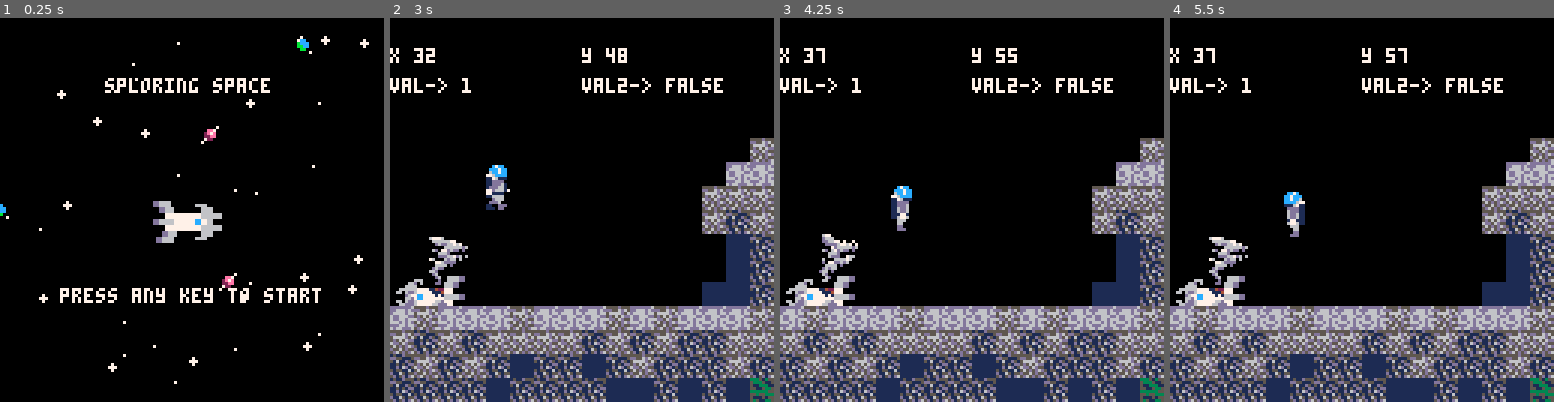
Above: before the commit, frames 1-4 (left to right).
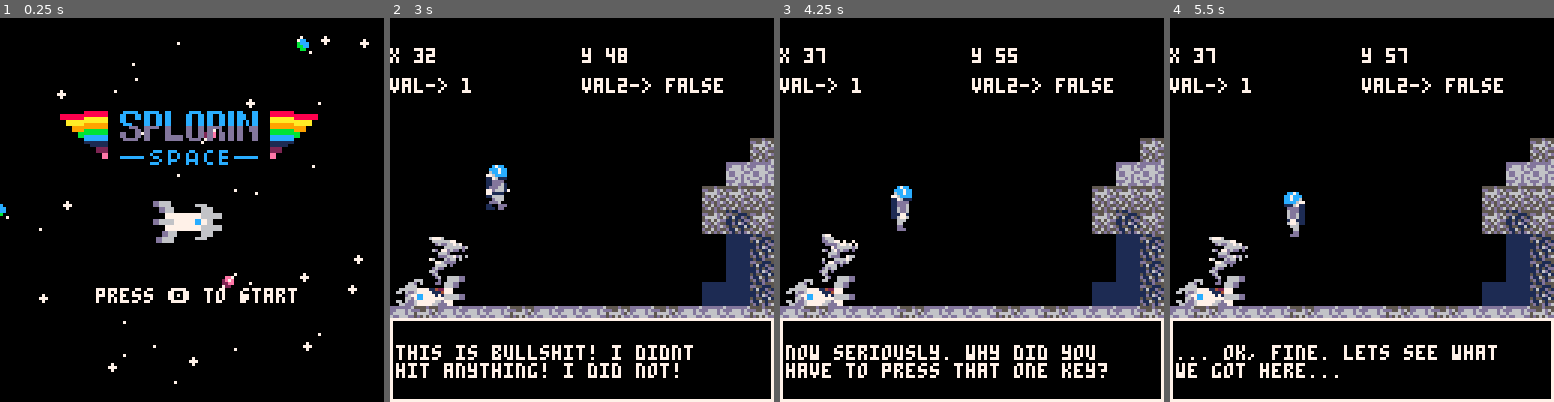
Above: after the commit, the same moments.

Repository: siualpinto/Splorin_Space
Game: PICO-8 cartridge jogo.p8
Two runs of this game, one before a commit and one after it. Both use one fixed random seed, a clock stepped at 60 frames per second and the inputs below.
Inputs:
- Up to frame 1 (0.25 s): no input
- Up to frame 2 (3 s): tap X (X key) at 0.33, 1.07, 1.85, 2.97 s; tap O (Z key) at 0.7, 1.7, 2.1, 2.5, 2.9 s; hold Right 1.6-2.1 s; hold Up 2.15-2.42 s; hold Right from 2.47 s (still down)
- Up to frame 3 (4.25 s): release Right at 3.03 s; hold Left 3.08-3.58 s; tap O (Z key) at 3.3, 3.7, 4.1 s; hold Down 3.63-3.97 s; hold Right from 4.02 s (still down); tap X (X key) at 4.08 s
- Up to frame 4 (5.5 s): tap O (Z key) at 4.5, 4.9, 5.3 s; release Right at 4.68 s; hold Up 4.73-5.03 s; hold Left from 5.08 s (still down); tap X (X key) at 5.2 s

The runs differ from the first frame. In frame 1, 5.6% of the frame differs, in the area x 15-84%, y 15-75%; in frame 2, 22%, in the area x 0-100%, y 78-100%; in frame 3, 22%; in frame 4, 22%.

Commit message:
Adds game title and dialog system

Diff:
--- a/jogo.p8
+++ b/jogo.p8
@@ -1,7 +1,8 @@
 pico-8 cartridge // http://www.pico-8.com
 version 14
 __lua__
-
+--splorin space
+--by invictus
 scene=0
 timer=0
 
@@ -10,7 +11,7 @@
 arbiru_constant = 192
 --imitial text
 startxt={}
-startxt.x=20
+startxt.x=32
 startxt.y=90
 startxt.c=7
 
@@ -21,6 +22,7 @@
 	cls() -- clear the screen
 	lvl_change(1) -- start the game at level 1
 	initsound()
+	initdialogs()
 end
 
 function _update()
@@ -106,17 +108,17 @@
 	elseif scene == 1 then
 		drawscene1()
 	elseif scene == 2 then
-		drawsceneX(16)
+		drawscenex(16)
 	elseif scene == 3 then
-		drawsceneX(32)
+		drawscenex(32)
 	elseif scene == 4 then
-		drawsceneX(48)
+		drawscenex(48)
 	elseif scene == 5 then
-		drawsceneX(64)
+		drawscenex(64)
 	elseif scene == 6 then
-		drawsceneX(80)
+		drawscenex(80)
 	elseif scene == 7 then
-		drawsceneX(96)
+		drawscenex(96)
 	end
 
 end
@@ -126,8 +128,6 @@
 	drawship()
 
 	if not start then
- 	print('sploring space', 35, 20, 7)
-
  	if timer > 20 then
  		if startxt.c == 7 then
  			startxt.c = 6
@@ -137,7 +137,7 @@
  		timer=0
  	end
 
- 	print('press any key to start',
+ 	print('press 🅾️ to start',
  		startxt.x, startxt.y, startxt.c)
  else
  	drawsplosion()
@@ -177,9 +177,13 @@
 	print("y "..actor.y,64,10,7)
 	print("val-> "..actor.val,0,20,7)
 	print("val2-> "..(actor.val2 and 'true' or 'false'),64,20,7)
-end
-
-function drawsceneX(a)
+
+	if not dialogs[1].done then
+		dialog(dialogs[1])
+	end
+end
+
+function drawscenex(a)
 	map( a, -1, 0, 0, 16, 16)
 	spr(actor.sprt+arbiru_constant,actor.x,actor.y,actor.sizex,2,actor.flp) -- draw the main sprite with the modified sprite properties
 	print("x "..actor.x,0,10,7)
@@ -307,6 +311,11 @@
 	for i=1, #planets do
 		spr(planets[i].sprite, planets[i].x, planets[i].y)
 	end
+
+	spr(128,40,30,6,3)
+	spr(134,20,31,2,2,true)
+	spr(134,90,31,2,2)
+
 end
 -->8
 --ship--
@@ -556,24 +565,24 @@
 
 
 
-	if btn(1) then -- Built in function that receives button input, in this case the right arrow
-		if actor.x < br then -- If sprite is within the right boundries
-			actor.flp = false -- Set deafult direction of sprite
-			actor.x+=1 -- Progress the sprite along the x axis
+	if btn(1) then -- built in function that receives button input, in this case the right arrow
+		if actor.x < br then -- if sprite is within the right boundries
+			actor.flp = false -- set deafult direction of sprite
+			actor.x+=1 -- progress the sprite along the x axis
 			if (actor.tmr % 3 == 0) then
 				if actor.jump_tmr == 0 then
-					actor.sprt += sprite_animator(1) -- Animate the sprite by calling the sprite_animator function
-					--actor.tmr = 0 -- Reset internal timer
-					if actor.sprt>=7 then -- Set the max number frames to animate
-						actor.sprt = 5 -- Reset the frame number, creating a loop
+					actor.sprt += sprite_animator(1) -- animate the sprite by calling the sprite_animator function
+					--actor.tmr = 0 -- reset internal timer
+					if actor.sprt>=7 then -- set the max number frames to animate
+						actor.sprt = 5 -- reset the frame number, creating a loop
 					end
 				end
 			end
 		end
 	elseif btn(0) then
 		if actor.x > bl then
-			actor.flp = true -- Flip the direction of the sprite
-			actor.x-=1 -- Move the sprite to the left
+			actor.flp = true -- flip the direction of the sprite
+			actor.x-=1 -- move the sprite to the left
 			if (actor.tmr % 3 == 0) then
 				if actor.jump_tmr == 0 then
 					actor.sprt+=sprite_animator(1)
@@ -673,6 +682,177 @@
 
  return ct or cb
 end
+
+-->8
+--dialog
+
+begginingdialog={
+ 'this is bullshit! i didnt\nhit anything! i did not!',
+ 'oh hi there!',
+ '...',
+ 'now seriously. why did you\nhave to press that one key?',
+ '...',
+ 'i mean... this is not my fault.',
+ '... ok, fine. lets see what\nwe got here...',
+ 'sigh theres a cave entrance.',
+ 'of course.',
+ 'had the space to explore and\nnow im stuck',
+ 'with a freaking cave.',
+ 'thank the dev-gods!'}
+
+dialogs={}
+
+function initdialogs()
+	createdialog(begginingdialog)
+end
+
+function createdialog(text)
+	add(dialogs, {
+		txt=text, step=1, done=false
+	})
+end
+
+function dialog(dialog)
+	rectfill(0,127,127,100,0)
+	rect(0,127,127,100,7)
+
+	if btnp(4) and dialog.step <= #dialog.txt then
+		dialog.step+=1
+	elseif dialog.step > #dialog.txt then
+		dialog.done=true
+	end
+
+	print(dialog.txt[dialog.step],
+		2,109,7)
+end
+…(128 lines of a section not shown)…
 
 
 
Not shown, changed: 148 lines of the sprite sheet (__gfx__) section of jogo.p8
Not shown, changed: the thumbnail (__label__) section of jogo.p8
